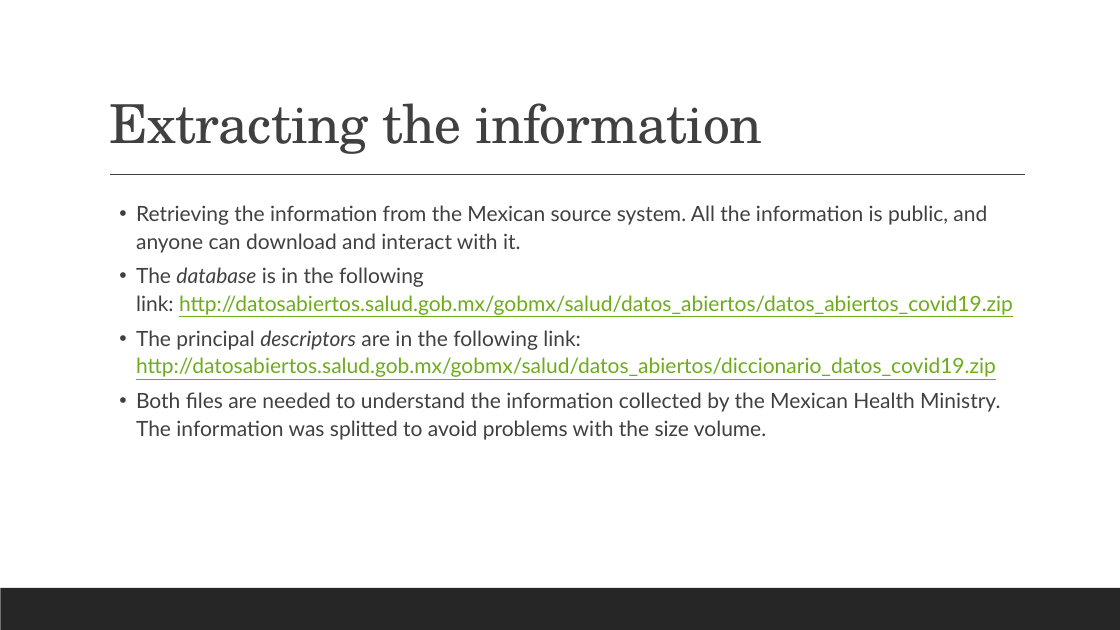
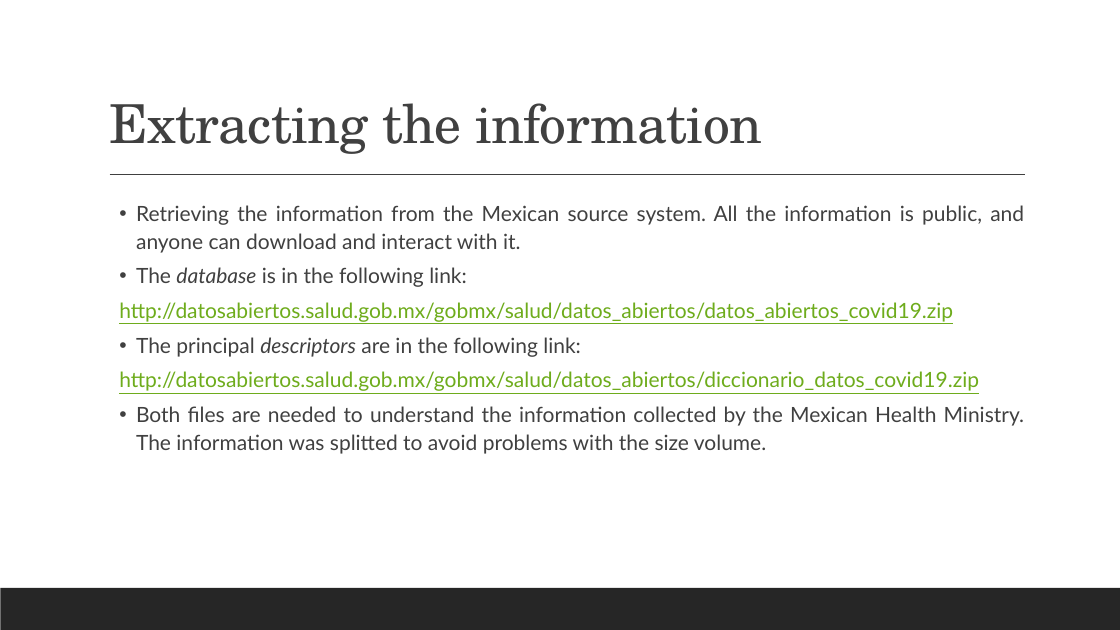
Before and after one commit to cmaroblesg/Advanced_DataScience_Capstone, a slide deck: slide 4 of Documents/Presentation.pptx. Drawn at 1120x630 pixels with LibreOffice and Linux fonts; fonts in the diff are those of the drawing. Boxes give left, top, right and bottom in pixels: in the first picture for what was removed or moved away, otherwise in the second. Text is boxed around its words. In the diff, an @@ line names an element or a change of style, - is before the commit and + after.

```diff
--- a/Documents/Presentation.pptx
+++ b/Documents/Presentation.pptx
@@ text at [136, 205, 1024, 454]: alignment left to justified @@
@@ text at [119, 267, 979, 391]: text changed @@
-  • The database is in the following link: http://datosabiertos.salud.gob.mx/gobmx/salud/datos_abiertos/datos_abiertos_covid19.zip
-  • The principal descriptors are in the following link: http://datosabiertos.salud.gob.mx/gobmx/salud/datos_abiertos/diccionario_datos_covid19.zip
+  • The database is in the following link:
+  http://datosabiertos.salud.gob.mx/gobmx/salud/datos_abiertos/datos_abiertos_covid19.zip
+  • The principal descriptors are in the following link:
+  http://datosabiertos.salud.gob.mx/gobmx/salud/datos_abiertos/diccionario_datos_covid19.zip
```
Also in this commit, not shown: 2 other files.
